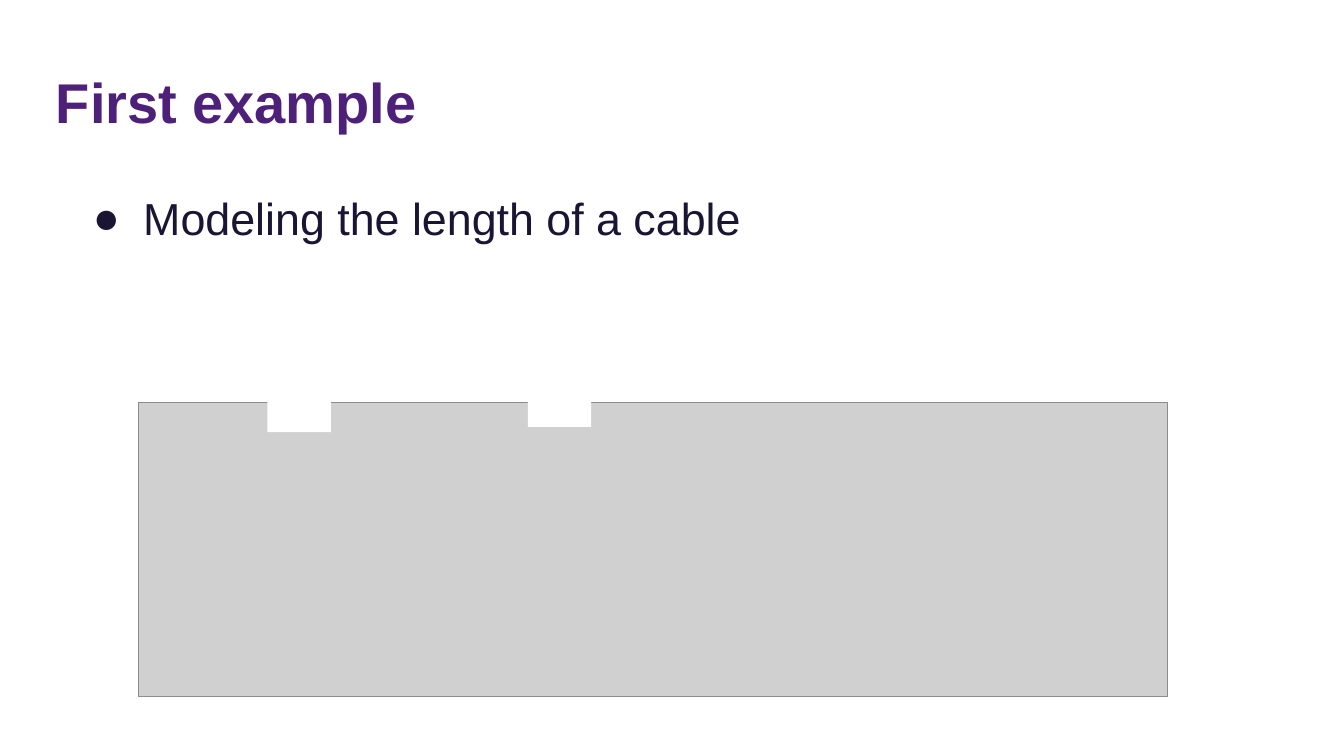
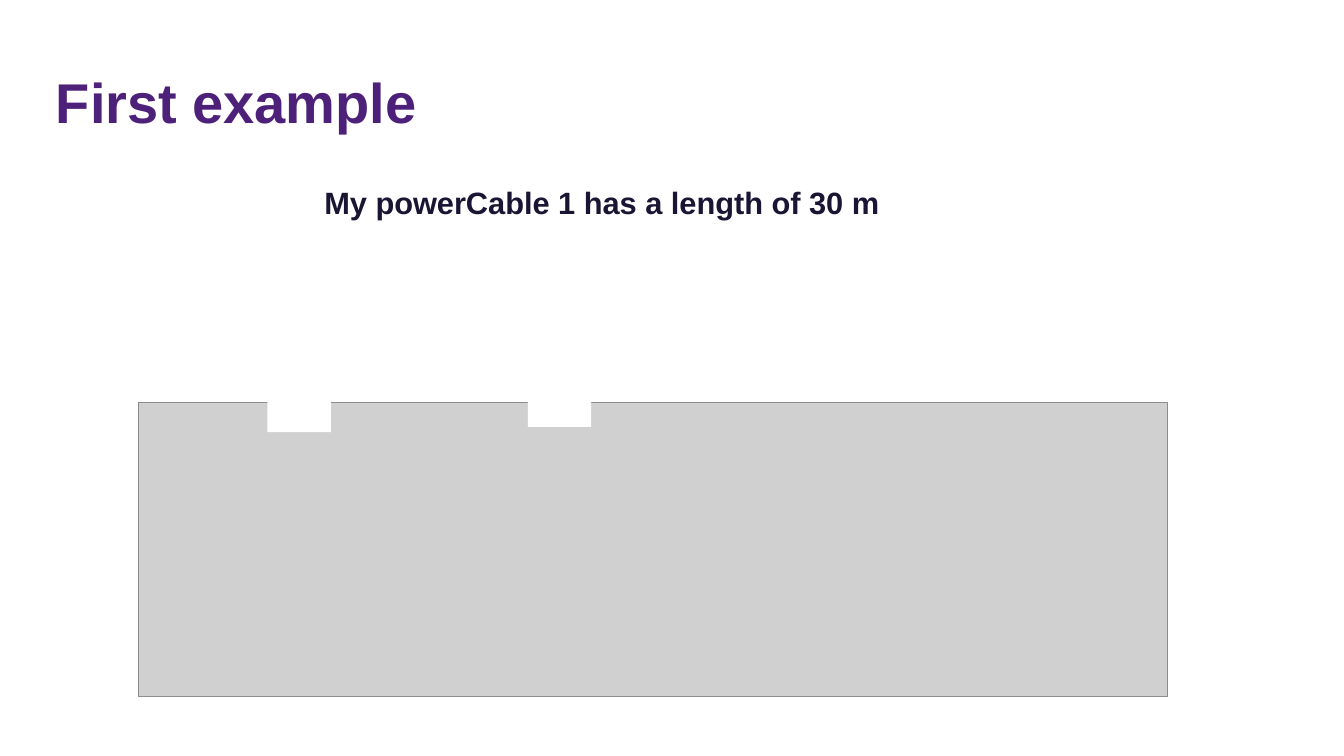
Before and after one commit to tecnomod-um/cfihos, a slide deck: slide 20 of docs/cfihos-ontology.pptx. Drawn at 1344x756 pixels with LibreOffice and Linux fonts; fonts in the diff are those of the drawing; grey boxes stand for pictures. Boxes give left, top, right and bottom in pixels: in the first picture for what was removed or moved away, otherwise in the second. Text is boxed around its words. In the diff, an @@ line names an element or a change of style, - is before the commit and + after.

```diff
--- a/docs/cfihos-ontology.pptx
+++ b/docs/cfihos-ontology.pptx
@@ text removed at (143, 202, 740, 244) @@
-● Modeling the length of a cable
@@ text added at (324, 191, 879, 219), 22 pt, text #1B1534, bold @@
+My powerCable 1 has a length of 30 m
```
Also in this commit, not shown: 7 other slides changed.
